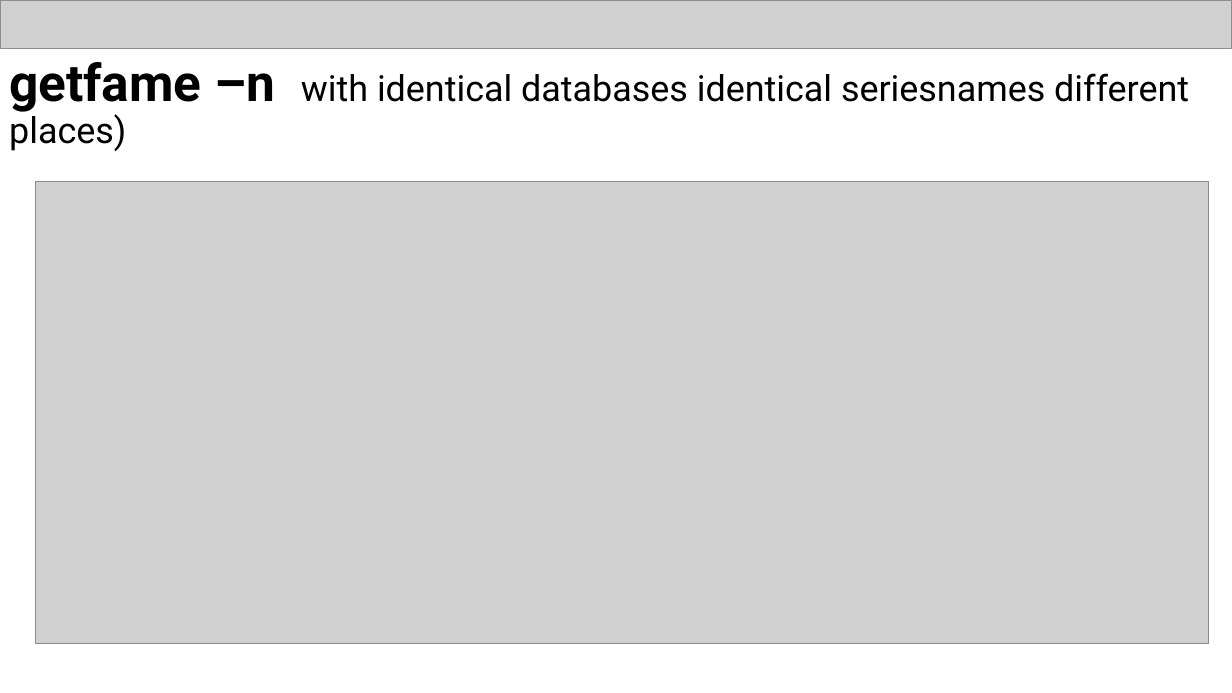
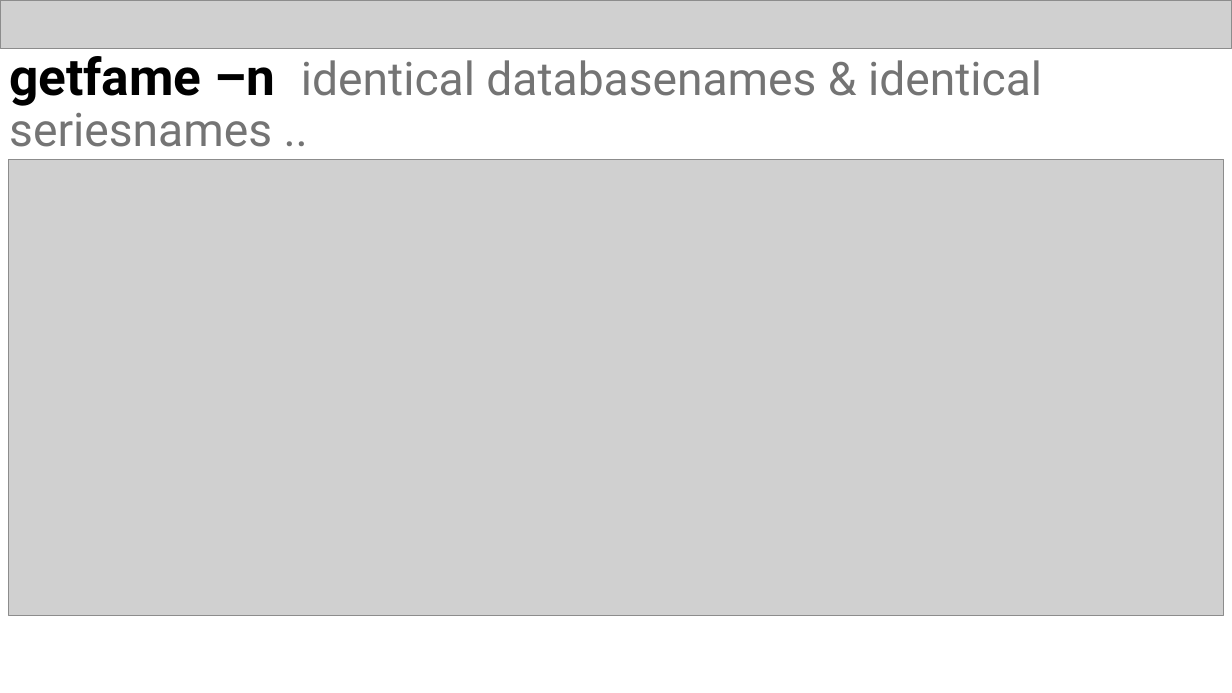
Before and after one commit to eriksoeb/getfame, a slide deck: slide 4 of getfame.pptx (slide 3 before the commit). Drawn at 1232x693 pixels with LibreOffice and Linux fonts; fonts in the diff are those of the drawing; grey boxes stand for pictures. Boxes give left, top, right and bottom in pixels: in the first picture for what was removed or moved away, otherwise in the second. Text is boxed around its words. In the diff, an @@ line names an element or a change of style, - is before the commit and + after.

```diff
--- a/getfame.pptx
+++ b/getfame.pptx
@@ title at bbox=[9, 48, 1042, 147]: text changed; size 28 to 36 pt; text colour #000000 to #747474 @@
-getfame –n with identical databases identical seriesnames different places)
+getfame –n identical databasenames & identical seriesnames ..
@@ picture: place and size @@
-picture at bbox=[35, 182, 1209, 643]
+picture at bbox=[8, 159, 1225, 616]
```
Also in this commit, not shown: 12 other slides changed, 2 slides added, 3 slides removed, 1 other file.
